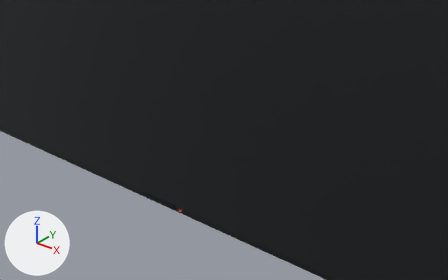
What one commit did to the glTF model modules/assets/internal/models/industrial/industrial.workshop.tv_128.glb.
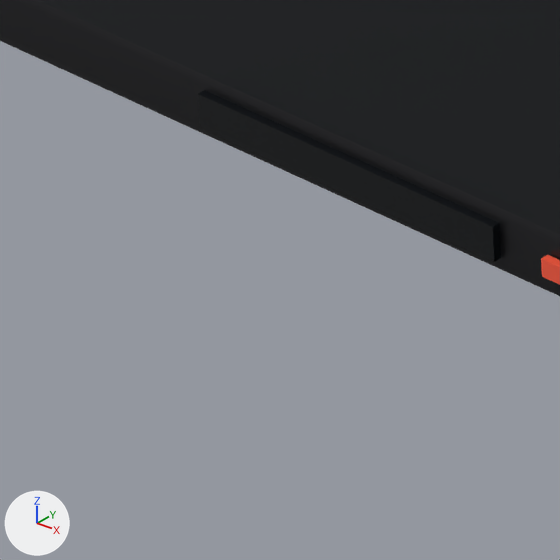
There are two pictures of each version: one from a 50 mm lens placed at (0.479, -0.56, -0.382), pointed at (0.042, -0.014, -0.721), one close up on the part from 28% to 40% of the width and 66% to 85% of the height. The axes (+X, +Y, +Z) are drawn at lower left. The lights are the same throughout. The first two pictures are the older version. Vertices at exactly the same position are counted once.

In view in the first close-up: 'main__galv_444', 'main__glass_dark', 'main__paint_122' and 1 more.
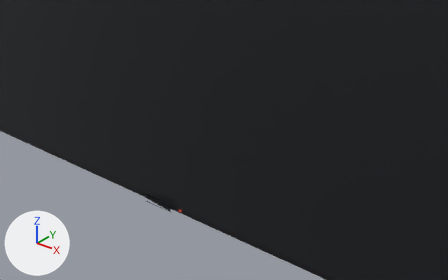
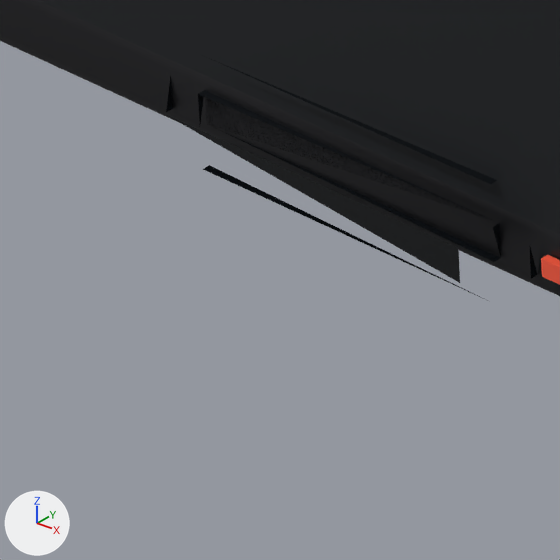
Changed parts and their boxes (x1, y1, x2, y2) in the close-ups (560 x 560 px; the box of a moved part takes in the faces that stretch with it):
'main__glass_dark', reshaped (23% wider, 42% taller)
    before: (198, 90, 501, 262)
    after: (165, 55, 538, 300)
part 1 of me_main__glass_dark, moved or reshaped
    before: (198, 94, 500, 262)
    after: (166, 77, 538, 298)

Diff of the bpy script that builds the scene:
```diff
--- a/modules/assets/internal/models/industrial/industrial.workshop.tv_128.glb.py
+++ b/modules/assets/internal/models/industrial/industrial.workshop.tv_128.glb.py
@@ me_main__glass_dark @@
 # used by ob_main__glass_dark; location = (0.0, 0.0, 0.0)
-me_main__glass_dark.from_pydata(...)  # 8 vertices, 12 faces; spans x -0.025..0.025, y -0.0912..-0.09, z -0.792..-0.787
+me_main__glass_dark.from_pydata(...)  # 29 vertices, 12 faces; spans x -0.031..0.031, y -0.0972..-0.084, z -0.798..-0.781
+# me_main__glass_dark part 1
+# 7 faces are deleted
+# 16 vertices are added at x -0.031..0.031, y -0.0972..-0.084, z -0.798..-0.781
+# 5 new vertices lie (0.05, 0.0, 0.0) away from vertices in x -0.025, y -0.0972..-0.084, z -0.798..-0.781
+# 7 new faces join them
 me_main__glass_dark.materials.append(mat_glass_dark)
```
